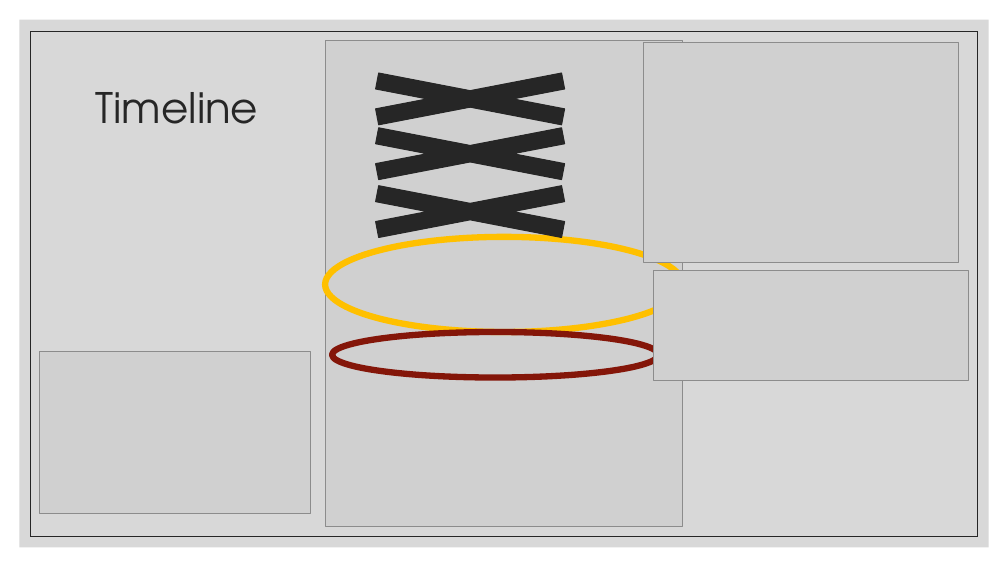
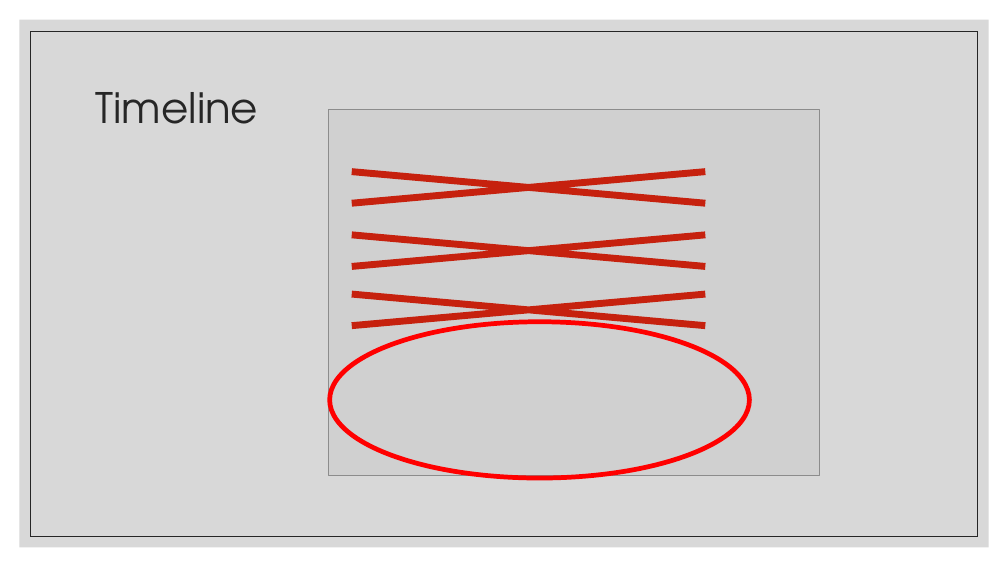
Before and after one commit to Falmouth-Games-Academy/COMP2x0-workshop-slides, a slide deck: slide 2 of COMP2x0-portfolio-workshop-08.pptx. Drawn at 1008x567 pixels with LibreOffice and Linux fonts; fonts in the diff are those of the drawing; grey boxes stand for pictures. Boxes give left, top, right and bottom in pixels: in the first picture for what was removed or moved away, otherwise in the second. Text is boxed around its words. In the diff, an @@ line names an element or a change of style, - is before the commit and + after.

```diff
--- a/COMP2x0-portfolio-workshop-08.pptx
+++ b/COMP2x0-portfolio-workshop-08.pptx
@@ picture removed at (644,42,960,262) @@
@@ cross removed at (291,64,649,133) @@
@@ cross removed at (291,119,649,188) @@
@@ picture: place and size @@
-picture at (325,41,683,526)
+picture at (329,110,820,476)
@@ cross added at (188,157,869,218), fill #C6210E @@
@@ cross removed at (291,177,649,246) @@
@@ cross added at (188,220,869,281), fill #C6210E @@
@@ ellipse removed at (325,237,683,332) @@
@@ cross added at (188,280,869,340), fill #C6210E @@
@@ picture removed at (654,271,969,380) @@
@@ ellipse added at (330,322,749,479), outline #FF0000 4.5 pt @@
@@ picture removed at (39,352,311,514) @@
@@ ellipse removed at (332,332,659,377) @@
```
Also in this commit, not shown: 1 other slide changed, 4 slides added, 3 slides removed, 1 other file.
